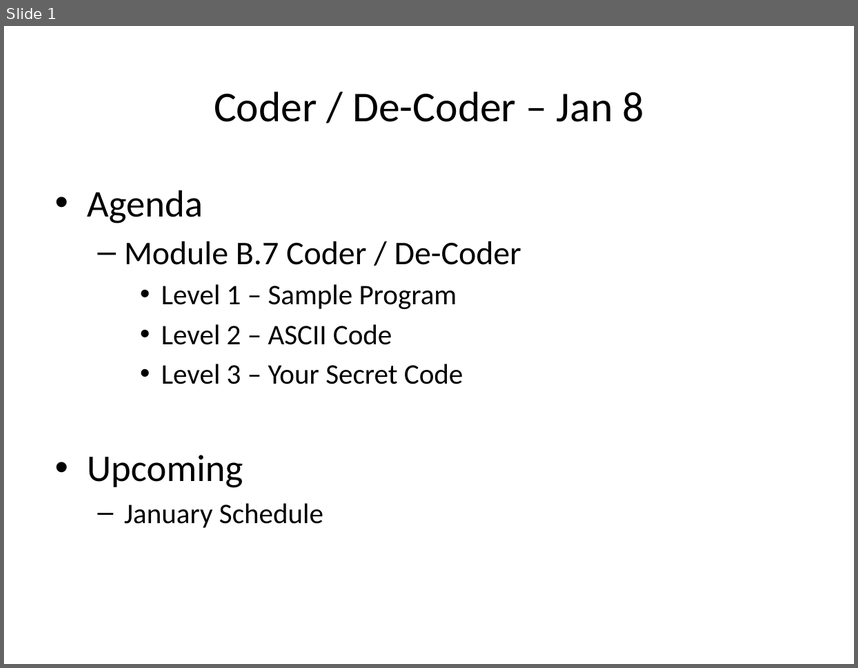
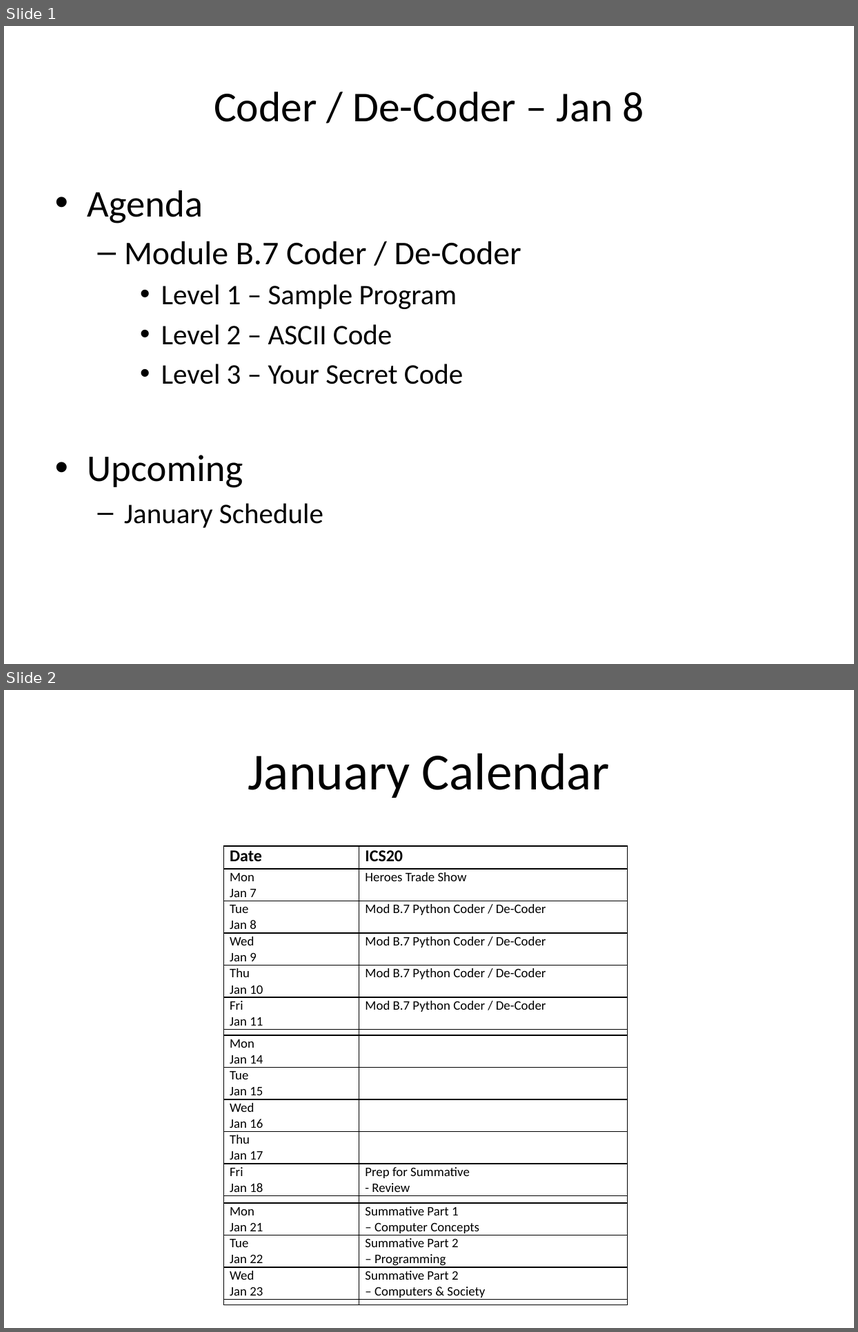
Before and after one commit to optimalcore/ICS2O0, a slide deck: Daily Agendas/Day17.2_CoderDeCoder.pptx. Shown one above the other, each under a label of ours: slide 1 before the commit, slides 1 and 2 after it. The pictures are 858x668 and 858x1332 pixels, drawn with LibreOffice and Linux fonts; fonts in the diff are those of the drawing. Boxes give left, top, right and bottom in pixels: in the first picture for what was removed or moved away, otherwise in the second. Text is boxed around its words. In the diff, an @@ line names an element or a change of style, - is before the commit and + after.

```diff
--- a/Daily Agendas/Day17.2_CoderDeCoder.pptx
+++ b/Daily Agendas/Day17.2_CoderDeCoder.pptx
@@ slide 2 added at (4, 690, 854, 1328), background #FFFFFF @@
@@ title added at (248, 753, 610, 798), 44 pt, text #000000 @@
+January Calendar
@@ table added at (223, 845, 627, 1300), 17 rows, 2 columns @@
+Date | ICS20
+Mon / Jan 7 | Heroes Trade Show
+Tue / Jan 8 | Mod B.7 Python Coder / De-Coder
+Wed / Jan 9 | Mod B.7 Python Coder / De-Coder
+Thu / Jan 10 | Mod B.7 Python Coder / De-Coder
+Fri / Jan 11 | Mod B.7 Python Coder / De-Coder
+ | 
+Mon / Jan 14 | 
+Tue / Jan 15 | 
+Wed / Jan 16 | 
+Thu / Jan 17 | 
+Fri / Jan 18 | Prep for Summative / - Review
+ | 
+Mon / Jan 21 | Summative Part 1 / – Computer Concepts
+Tue / Jan 22 | Summative Part 2 / – Programming
+Wed / Jan 23 | Summative Part 2 / – Computers & Society
+ | 
```
Also in this commit, not shown: 3 other files.
